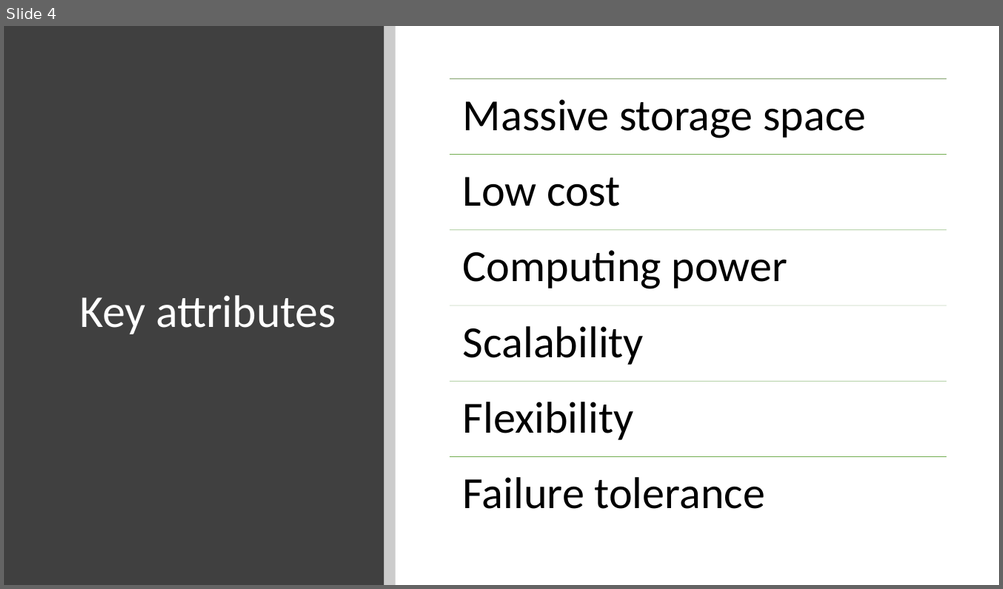
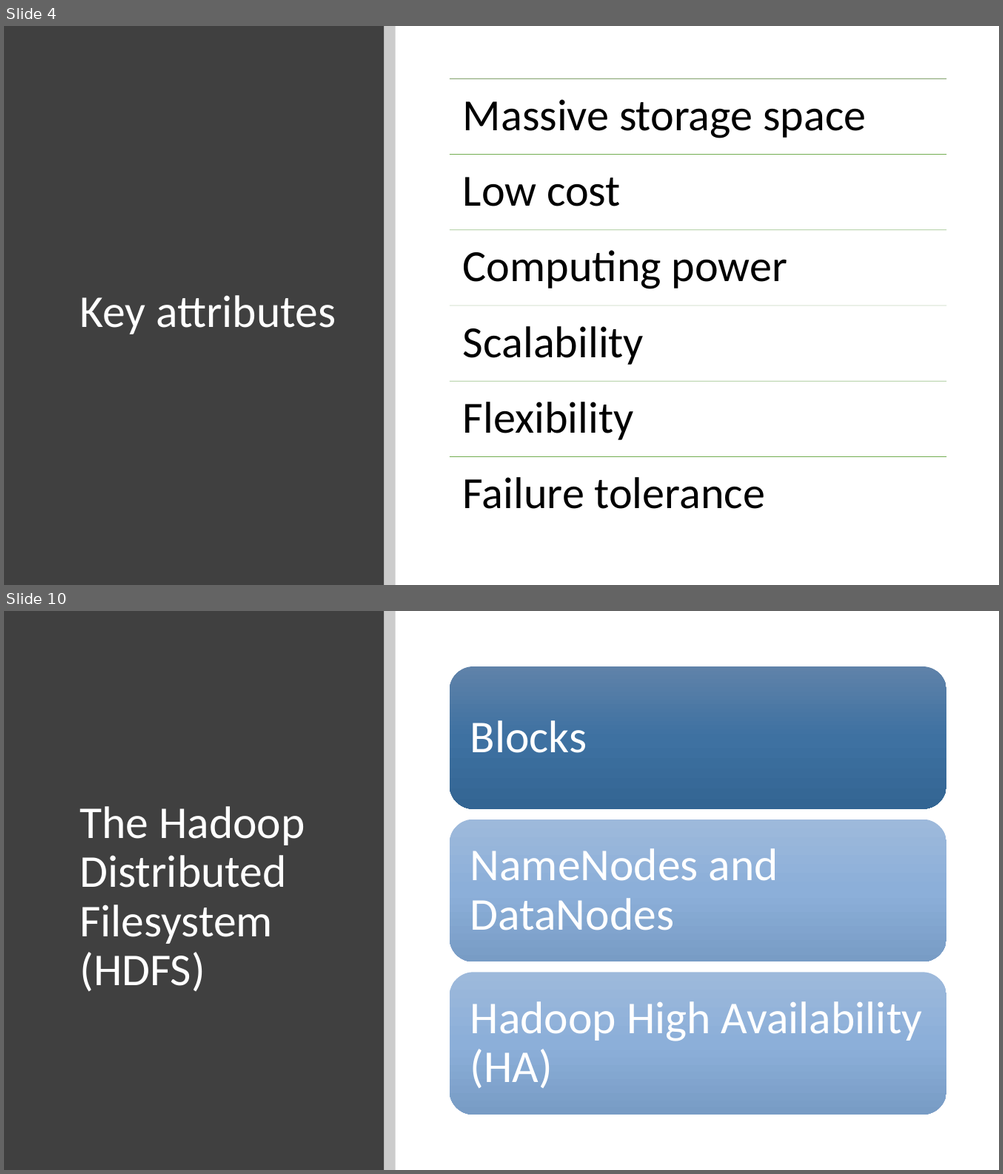
Before and after one commit to fnaticTrucMinh/UIT_AEP_BigDataRESEARCH, a slide deck: Hadoop Introduction.pptx. Shown one above the other, each under a label of ours: slide 4 before the commit, slides 4 and 10 after it; the slides between them are not shown. The pictures are 1003x589 and 1003x1174 pixels, drawn with LibreOffice and Linux fonts; fonts in the diff are those of the drawing. Boxes give left, top, right and bottom in pixels: in the first picture for what was removed or moved away, otherwise in the second. Text is boxed around its words. In the diff, an @@ line names an element or a change of style, - is before the commit and + after.

```diff
--- a/Hadoop Introduction.pptx
+++ b/Hadoop Introduction.pptx
@@ slide 10 added at (4,611,999,1170), background #FFFFFF @@
@@ rectangle added at (4,611,384,1170), fill #404040 @@
@@ rectangle added at (384,611,395,1170), fill #000000 at 20% opacity @@
@@ title added at (79,806,304,992), 44 pt, text #FFFFFF @@
+The Hadoop Distributed Filesystem (HDFS)
@@ group added at (449,667,946,1115): 3 rounded rectangles, 3 texts @@
+Blocks
+NameNodes and DataNodes
+Hadoop High Availability (HA)
```
Also in this commit, not shown: 2 slides changed, 9 other slides added.
